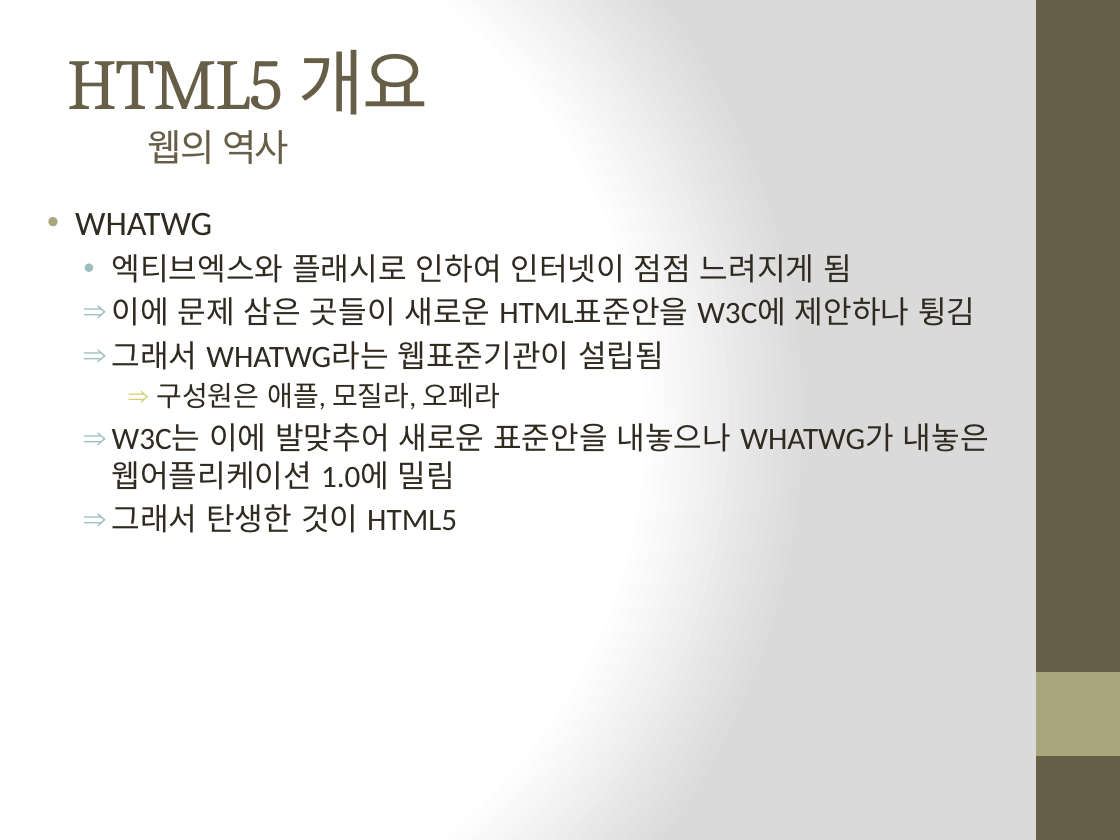
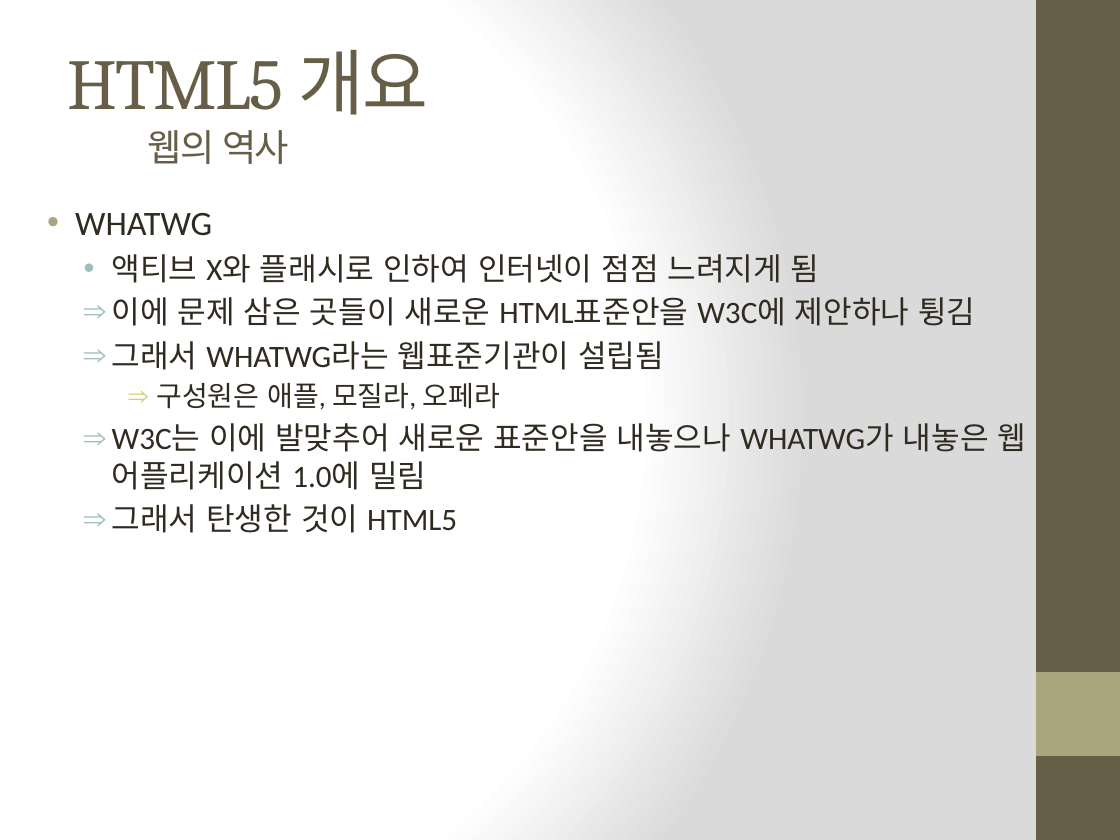
Before and after one commit to Yorgos7784/SW_Lesson, a slide deck: slide 11 of c#/화면구현/화면 구현.pptx. Drawn at 1120x840 pixels with LibreOffice and Linux fonts; fonts in the diff are those of the drawing. Boxes give left, top, right and bottom in pixels: in the first picture for what was removed or moved away, otherwise in the second. Text is boxed around its words. In the diff, an @@ line names an element or a change of style, - is before the commit and + after.

```diff
--- a/c#/화면구현/화면 구현.pptx
+++ b/c#/화면구현/화면 구현.pptx
@@ text at box(112, 254, 820, 283): text changed @@
-  • 엑티브엑스와 플래시로 인하여 인터넷이 점점 느려지게 됨
+  • 액티브 X와 플래시로 인하여 인터넷이 점점 느려지게 됨
@@ text at box(112, 423, 1026, 490): spaces changed @@
-  ⇒ W3C는 이에 발맞추어 새로운 표준안을 내놓으나 WHATWG가 내놓은 웹어플리케이션 1.0에 밀림
+  ⇒ W3C는 이에 발맞추어 새로운 표준안을 내놓으나 WHATWG가 내놓은 웹 어플리케이션 1.0에 밀림
```
Also in this commit, not shown: 5 other slides changed, 1 other file.
